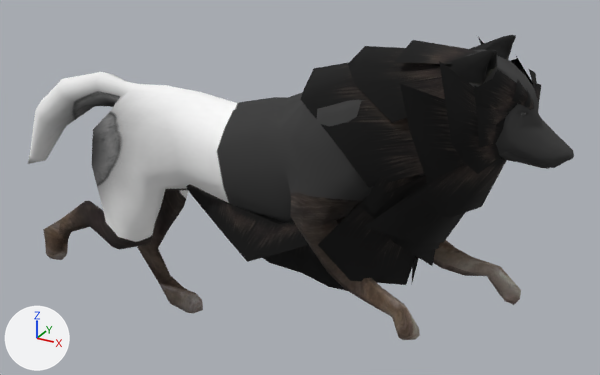
A saved change to the OBJ model models/wolfrunning/wolf_running_000013.obj.
Rendered twice from a camera (50 mm lens) standing at (0.623, -1.005, 0.801) and looking at (0.046, 0.046, 0.276). Every picture has the same lights, and +X, +Y and +Z are marked at lower left. Where no turn or scale is listed for an object, it has been applied to the vertices. Vertices at the same position are counted once.

The older version as bpy lines, for what is in view:
```python
me_wolf1_material__wolf_col_tga_0 = bpy.data.meshes.new('Wolf1_Material__wolf_col_tga_0')
me_wolf1_material__wolf_col_tga_0.from_pydata(...)  # 892 vertices, 1772 faces; spans x -0.507..0.458, y -0.104..0.11, z -0.011..0.553
me_wolf1_material__wolf_col_tga_0.materials.append(mat_wolf_1)  # picture img_material__wolf_col_tga_diffuse_jpeg
me_wolf2_fur__fella3_jpg_001_0_wolf2_fur__fella3_jpg_001_0_001 = bpy.data.meshes.new('Wolf2_fur__fella3_jpg_001_0_Wolf2_fur__fella3_jpg_001_0.001')
me_wolf2_fur__fella3_jpg_001_0_wolf2_fur__fella3_jpg_001_0_001.from_pydata(...)  # 217 vertices, 172 faces; spans x -0.132..0.405, y -0.127..0.137, z 0.147..0.543
me_wolf2_fur__fella3_jpg_001_0_wolf2_fur__fella3_jpg_001_0_001.materials.append(mat_wolf_fur)  # picture img_fur_col_20_png
ob_wolf1_material__wolf_col_tga_0 = bpy.data.objects.new('Wolf1_Material__wolf_col_tga_0', me_wolf1_material__wolf_col_tga_0)
ob_wolf1_material__wolf_col_tga_0.location = (0.0, 0.0, 0.0)
ob_wolf2_fur__fella3_jpg_001_0_wolf2_fur__fella3_jpg_001_0_001 = bpy.data.objects.new('Wolf2_fur__fella3_jpg_001_0_Wolf2_fur__fella3_jpg_001_0.001', me_wolf2_fur__fella3_jpg_001_0_wolf2_fur__fella3_jpg_001_0_001)
ob_wolf2_fur__fella3_jpg_001_0_wolf2_fur__fella3_jpg_001_0_001.location = (0.0, 0.0, 0.0)
```
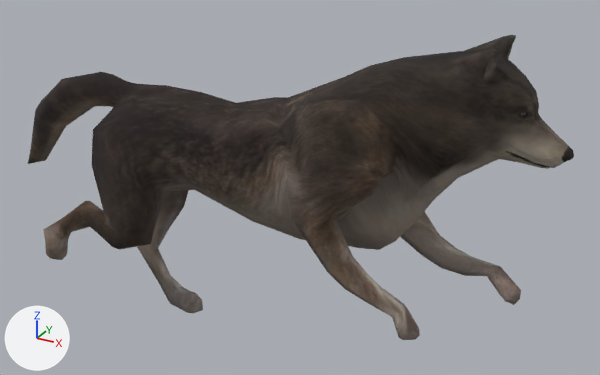
What differs and where, as boxes (x1, y1, x2, y2) in the pictures (600 x 375 px):
'Wolf2_fur__fella3_jpg_001_0_Wolf2_fur__fella3_jpg_001_0.001', deleted (black): before (186, 37, 541, 291)
part 1 of me_wolf1_material__wolf_col_tga_0, surface changed: (28, 35, 574, 340) in both

Diff of the bpy script that builds the scene:
```diff
--- a/models/wolfrunning/wolf_running_000013.obj.py
+++ b/models/wolfrunning/wolf_running_000013.obj.py
@@ me_wolf1_material__wolf_col_tga_0 @@
 me_wolf1_material__wolf_col_tga_0.from_pydata(...)  # 892 vertices, 1772 faces; spans x -0.507..0.458, y -0.104..0.11, z -0.011..0.553
 # used by ob_wolf1_material__wolf_col_tga_0; location = (0.0, 0.0, 0.0)
+# me_wolf1_material__wolf_col_tga_0 part 1: texture (UV) coordinates of 1772 of 1772 faces, centred in x -0.489..0.457, y -0.101..0.109, z -0.01..0.553, changed; they spanned u 0.02..0.98, v 0.01..0.98 and now span u 0.02..0.98, v 0.5..0.99
 me_wolf1_material__wolf_col_tga_0.materials.append(mat_wolf_1)
@@ ob_wolf2_fur__fella3_jpg_001_0_wolf2_fur__fella3_jpg_001_0_001 @@
-ob_wolf2_fur__fella3_jpg_001_0_wolf2_fur__fella3_jpg_001_0_001 = bpy.data.objects.new('Wolf2_fur__fella3_jpg_001_0_Wolf2_fur__fella3_jpg_001_0.001', me_wolf2_fur__fella3_jpg_001_0_wolf2_fur__fella3_jpg_001_0_001)
-ob_wolf2_fur__fella3_jpg_001_0_wolf2_fur__fella3_jpg_001_0_001.location = (0.0, 0.0, 0.0)
```
